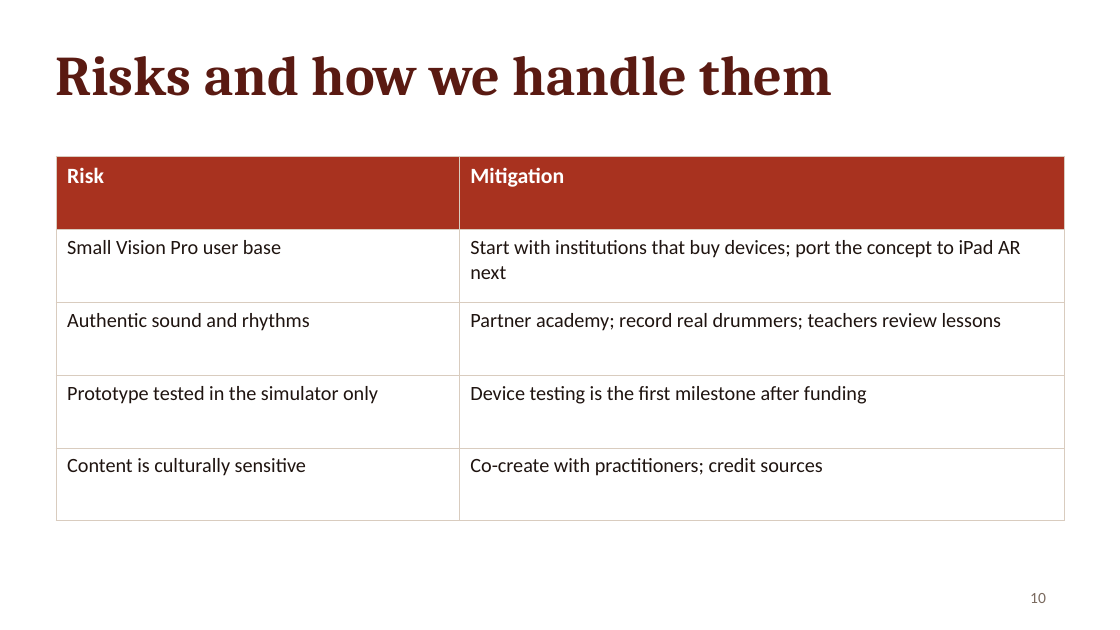
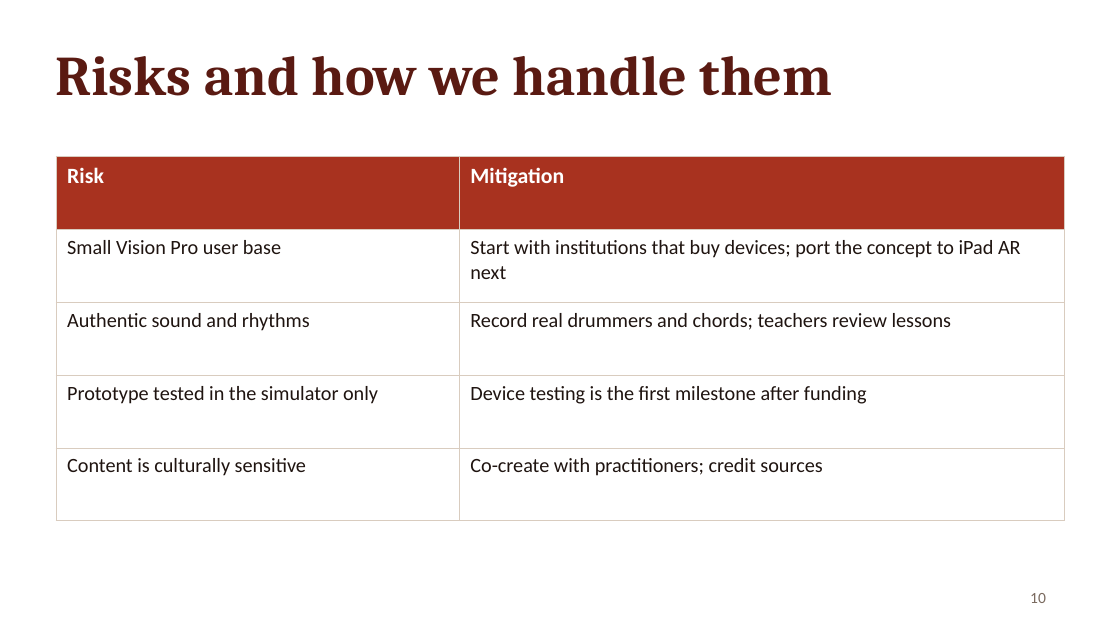
Before and after one commit to chamathyashohara/SoundSpace-visionOS, a slide deck: slide 10 of Docs/Pitch/SoundSpace-Pitch.pptx. Drawn at 1120x630 pixels with LibreOffice and Linux fonts; fonts in the diff are those of the drawing. Boxes give left, top, right and bottom in pixels: in the first picture for what was removed or moved away, otherwise in the second. Text is boxed around its words. In the diff, an @@ line names an element or a change of style, - is before the commit and + after.

```diff
--- a/Docs/Pitch/SoundSpace-Pitch.pptx
+++ b/Docs/Pitch/SoundSpace-Pitch.pptx
@@ table at bbox=[56, 157, 1064, 480] @@
-row 3, column 2: Partner academy; record real drummers; teachers review lessons
+row 3, column 2: Record real drummers and chords; teachers review lessons
```
Also in this commit, not shown: 8 other slides changed, 1 other file.
